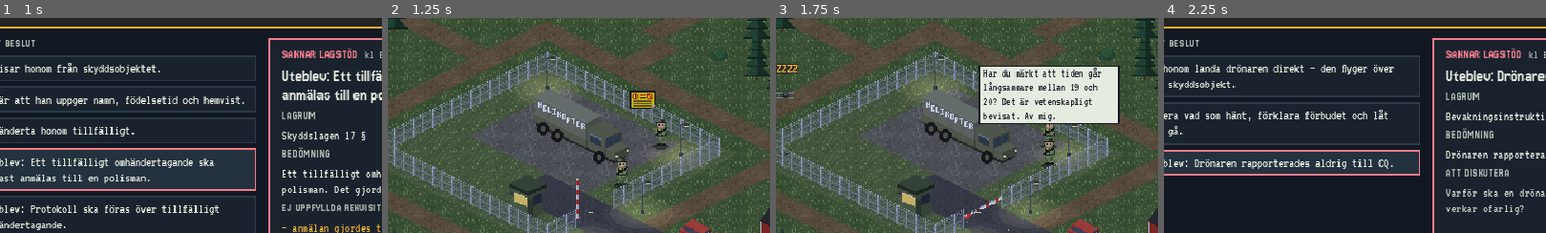
Above: before the commit, frames 1-4 (left to right).
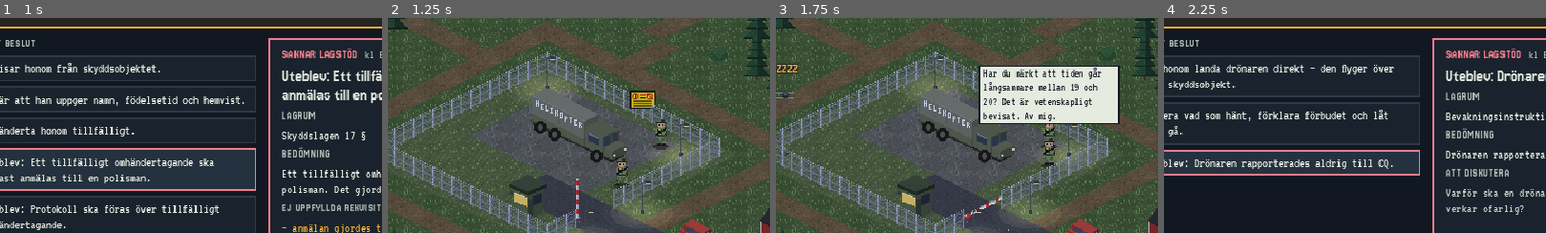
Above: after the commit, the same moments.

Repository: sulaco-hue/skyddsvakt
Game: Godot game, scene res://tester/kontroll.tscn
The game is run twice, just before and just after one commit, with the same random seed, the same clock (stepped at 60 frames per second) and the same inputs. This scene is started directly instead of the project's main scene.
Inputs (mouse positions are % of the whole screen's width and height, from its top left):
- Up to frame 1 (1 s): click "DBG" at 0.5 s
- Up to frame 2 (1.25 s): no input
- Up to frame 3 (1.75 s): click (97, 6) at 1.27 s
- Up to frame 4 (2.25 s): click "Samband [R]" at 2 s
The pictures show only the part of the screen within x 14-64%, y 24-74%; the shares and areas given below are measured in that part.

Frame 1 is identical in both runs. In frame 2, 0.9% of the frame differs, in the area x 37-63%, y 32-68%; in frame 3, 0.9%; in frame 4, nothing differs.

Commit message:
Hantverkaren ombyggd: tre varianter, åtgärdsrad, variantstyrda repliker
- Varianter: ärlig (ej föranmäld), oriktig (falskt namn / vägrar undersökning av bilen),
  rekognosering (kamera, flygbild och vaktbytestider i bilen -> gripande 13 §, beslag)
- Passerlistan i briefingen: inga föranmälda besök; neka tillträde kräver inget lagstöd,
  avvisning kräver grund enligt 12 §
- Åtgärdsraden (som fotografen) med svar som beror på variant; frihetsberövad sitter vid bommen
- Nytt i dialogmotorn: 'variant' i dialogsteg/svar/åtgärder ersätter fält per variant
- Ny figur: hantverkare som sitter

Co-Authored-By: Claude Opus 5.5 <noreply@anthropic.com>
Claude-Session: https://claude.ai/code/session_01PWrrRnAUGCDbWAToA7Kxse

Diff:
--- a/assets/gfx/anchors.json
+++ b/assets/gfx/anchors.json
@@ -107,6 +107,14 @@
   8,
   22
  ],
+ "hantverkare_sitter_0": [
+  8,
+  18
+ ],
+ "hantverkare_sitter_1": [
+  8,
+  18
+ ],
  "hus_gul": [
   29,
   47
@@ -120,8 +128,8 @@
   59
  ],
  "lastbil": [
-  59,
-  56
+  61,
+  57
  ],
  "ljus": [
   40,
--- a/data/scenarier/hantverkaren.json
+++ b/data/scenarier/hantverkaren.json
@@ -1,7 +1,7 @@
 {
   "id": "hantverkaren",
   "namn": "Hantverkaren vid grinden",
-  "ingress": "En servicebil stannar vid bommen. ”Ska bara fixa ventilationen.” Passerkontroll, skyldigheterna i 10 § och när det finns stöd för att avvisa enligt 12 §.",
+  "ingress": "En klar morgon stannar en servicebil vid bommen. ”Ska bara byta filter i ventilationen.”",
   "objekt": "Förråd Granåsen",
   "passtid": "07:00–11:00",
   "starttid": "08:10",
@@ -17,12 +17,12 @@
     {
       "tid": "05:50",
       "kalla": "Regional lägesbild",
-      "text": "Ökad underrättelseaktivitet mot militära anläggningar i regionen."
+      "text": "Ökad underrättelseaktivitet mot militära anläggningar i regionen. Personer har uppgett sig vara hantverkare eller leverantörer för att komma nära."
     },
     {
       "tid": "06:30",
       "kalla": "Vaktchef",
-      "text": "Passerlistan för dagen gäller. Kontroll enligt rutin."
+      "text": "Passerlistan för dagen gäller: inga föranmälda besök. Kontroll enligt rutin."
     },
     {
       "tid": "07:15",
@@ -31,16 +31,23 @@
     }
   ],
   "briefing": {
-    "uppdrag": "Bemanna grinden och sköt passerkontrollen. Endast föranmälda och kontrollerade personer släpps in. Rapportera avvikelser till CQ.",
-    "objektinfo": "Skyddsobjektet omfattar området innanför staketet. Tillträdesförbud gäller för obehöriga.",
-    "samband": "Vi: Grindposten. Vaktchef: CQ (Caesar Qvintus).",
-    "lagstod_fokus": [
-      "Skyldigheter 10 §",
-      "Avvisa 12 §",
-      "Neka tillträde",
-      "Undersöka fordon"
+    "uppdrag": "Bemanna grinden och sköt passerkontrollen. Endast föranmälda och kontrollerade personer släpps in. Dagens passerlista: inga föranmälda besök. Rapportera avvikelser till CQ.",
+    "objektinfo": "Skyddsobjektet omfattar området innanför staketet. Skyltat: tillträdesförbud och avbildningsförbud.",
+    "mal": [
+      {
+        "text": "Passage vid grind kontrollerad",
+        "klar_fran_start": true
+      },
+      {
+        "text": "Rapportera avvikelser till vaktchef",
+        "handling": "rapportera_vaktchef"
+      },
+      {
+        "text": "Dokumentera händelser",
+        "handling": "dokumentera"
+      }
     ],
-    "mal": []
+    "samband": "Vi: Grindposten. Vaktchef: CQ (Caesar Qvintus)."
   },
   "anropssignaler": {
     "vaktchef": "CQ",
@@ -58,20 +65,26 @@
     "vagrat_visitation": false,
     "vagrat_fordon": false,
     "behov_avvisa": true,
-    "behov_avlagsna": true,
+    "behov_avlagsna": false,
     "behov_omhanderta": false,
     "visitation_behovs": false,
     "misstanke_13": false,
     "beslag_betydelse": false,
     "anmalan_polis": false,
     "protokoll_upprattat": false,
-    "behorig": false
+    "behorig": false,
+    "brott_pa_bar_garning": false,
+    "proportionerligt": false
   },
   "varianter": {
+    "kommentar": "arlig: riktig hantverkare, men besöket är inte föranmält. oriktig: uppger falskt namn och vägrar undersökning av bilen. rekognosering: lugn och trevlig, men bilen innehåller kamera, flygbild och anteckningar om vaktbytena.",
     "arlig": {
       "fakta": {}
     },
     "oriktig": {
+      "fakta": {}
+    },
+    "rekognosering": {
       "fakta": {}
     }
   },
@@ -86,7 +99,39 @@
       "synlig_fran_start": false,
       "stamning": 2,
       "dialog_start": "start",
-      "lamnar_replik": "Jag åker till nästa jobb. Ring kontoret."
+      "lamnar_replik": "Jag åker till nästa jobb. Ring kontoret.",
+      "frihetsberovad": {
+        "kommentar": "Efter omhändertagande eller gripande: förs till grinden, sitter och muttrar.",
+        "plats": "grind_ute",
+        "sprite": "hantverkare_sitter",
+        "intervall_s": [
+          7,
+          12
+        ],
+        "repliker": [
+          "Jag har tre jobb till i dag…",
+          "Kontoret kommer att bli tokiga.",
+          "Det här är ju sjukt.",
+          "*mummel mummel*",
+          "Hur länge ska jag sitta här?",
+          "Filtren byter inte sig själva.",
+          "Suck.",
+          "Jag vill ringa ett samtal.",
+          "Kallt i ändan, det här."
+        ],
+        "variant": {
+          "rekognosering": {
+            "repliker": [
+              "Ni gör ett misstag.",
+              "Jag säger ingenting utan advokat.",
+              "…",
+              "Det där var för en offert.",
+              "Hur länge ska ni hålla på?",
+              "*tittar mot skogen*"
+            ]
+          }
+        }
+      }
     }
   },
   "handelser": [
@@ -99,7 +144,8 @@
       "mal": "grind_ute",
       "varianter": [
         "arlig",
-        "oriktig"
+        "oriktig",
+        "rekognosering"
       ],
       "fordon": {
         "sprite": "servicebil",
@@ -108,7 +154,7 @@
       },
       "vid_framme": "vantar",
       "vid_framme_replik": "Hallå! Kan ni öppna bommen?",
-      "lamnar_efter_s": 90,
+      "lamnar_efter_s": 120,
       "upptackt": {
         "min_s": 1,
         "max_s": 4,
@@ -116,15 +162,20 @@
         "max_avstand": 16,
         "paus_snack_s": 60
       },
-      "kamrat": "Servicebil vid bommen. Står han på listan?"
+      "kamrat": "Servicebil vid bommen."
     }
   ],
   "samband": [],
   "lagestext": {
-    "fore": "inga avvikelser vid grinden",
-    "efter": "hantverkare från Ventservice vid grinden, ej föranmäld",
-    "kontakt_arlig": "hantverkare från Ventservice har lämnat grinden, besöket var inte föranmält",
-    "kontakt_oriktig": "person som uppgav sig komma från Ventservice har lämnat grinden, uppgifterna stämde inte"
+    "fakta:gripande_genomfort": "man gripen vid grinden misstänkt för olovlig underrättelseverksamhet, kamera, flygbild över objektet och anteckningar om vaktbyten i hans bil",
+    "fakta:misstanke_13": "man vid grinden med kamera, flygbild över objektet och anteckningar om våra vaktbyten i bilen",
+    "fakta:omhandertagande_genomfort": "man tillfälligt omhändertagen vid grinden",
+    "fakta:vagrat_fordon": "man som uppger sig komma från Ventservice vägrar undersökning av sin bil vid grinden",
+    "fakta:oriktiga_uppgifter": "man som uppger sig komma från Ventservice har lämnat sannolikt oriktiga identitetsuppgifter vid grinden",
+    "lamnat": "servicebil från Ventservice har lämnat grinden, besöket var inte föranmält",
+    "kontakt": "servicebil från Ventservice vid grinden, besöket är inte föranmält",
+    "efter": "servicebil från Ventservice vid grinden, ej föranmäld",
+    "fore": "inga avvikelser vid grinden"
   },
   "slutkrav": [
     {
@@ -136,17 +187,19 @@
   ],
   "dialog": {
     "start": {
-      "du": "Hej, vi är militära skyddsvakter. Vad gäller ditt ärende?",
-      "replik": "HANTVERKAREN: – Tjena! Jonas från Ventservice. Vi ska byta filter i ventilationen i {objekt_bestamd}. Kan ni öppna bommen?",
-      "alternativ": [
-        {
-          "text": "Be honom uppge namn, födelsetid och hemvist – och be att få se legitimation och arbetsorder.",
-          "handling": "begara_identitet",
-          "nasta": "leg_arlig",
-          "nasta_variant": {
-            "arlig": "leg_arlig",
-            "oriktig": "leg_oriktig"
-          }
+      "du": "Hej! Vi är militära skyddsvakter. Vad gäller ärendet?",
+      "replik": "– Tjena! Jonas från Ventservice. Vi ska byta filter i ventilationen i {objekt_bestamd}. Kan ni öppna?",
+      "alternativ": [
+        {
+          "text": "Fråga vem som har beställt jobbet och om besöket är anmält.",
+          "du": "Vem har beställt jobbet? Är besöket anmält i förväg?",
+          "nasta": "bestallning"
+        },
+        {
+          "text": "Säg att han inte står på passerlistan och inte släpps in.",
+          "du": "Du står inte på dagens passerlista, så du kommer inte in.",
+          "handling": "neka_tilltrade",
+          "nasta": "nekad"
         },
         {
           "text": "Öppna bommen och släpp in honom.",
@@ -155,24 +208,54 @@
         }
       ]
     },
-    "leg_arlig": {
-      "replik": "HANTVERKAREN: – Visst, här. Jonas Berg. Arbetsordern har chefen, men det är beställt, jag lovar.",
-      "alternativ": [
-        {
-          "text": "Be att få titta i servicebilen.",
-          "handling": "undersoka_fordon",
-          "nasta": "fordon_arlig"
-        },
-        {
-          "text": "Legitimationen stämmer – släpp in honom.",
+    "bestallning": {
+      "replik": "– Förvaltningen, tror jag. Vi har serviceavtal och kommer två gånger om året. Kontoret skulle ha ringt in det.",
+      "variant": {
+        "oriktig": {
+          "replik": "– Eh… det är kontoret som sköter det. Jag får bara en adress i telefonen."
+        },
+        "rekognosering": {
+          "replik": "– Ramavtalet med Försvarsmakten. Det brukar aldrig vara några problem – kollegan var här i våras."
+        }
+      },
+      "alternativ": [
+        {
+          "text": "Be honom vänta utanför bommen medan ni kontrollerar med vaktchefen.",
+          "du": "Vänta utanför bommen, så kontrollerar vi med vaktchefen.",
+          "handling": "neka_tilltrade",
+          "nasta": "vantar"
+        },
+        {
+          "text": "Säg att han inte släpps in utan föranmälan.",
+          "du": "Utan föranmälan kommer du inte in.",
+          "handling": "neka_tilltrade",
+          "nasta": "nekad"
+        },
+        {
+          "text": "Det låter rimligt – släpp in honom.",
           "handling": "slappa_in",
           "nasta": "inslappt"
         }
       ]
     },
-    "fordon_arlig": {
-      "replik": "HANTVERKAREN: – Kör hårt. Filter, verktyg och en termos. Inget konstigt.",
-      "alternativ": [
+    "vantar": {
+      "replik": "– Visst. Men gör det snabbt, jag har tre jobb till i dag.",
+      "variant": {
+        "oriktig": {
+          "replik": "– Måste ni verkligen ringa? … Okej då.",
+          "stamning": 4
+        },
+        "rekognosering": {
+          "replik": "– Absolut. Ingen brådska.\n\nHan tänder en cigarett och ser sig omkring längs staketet."
+        }
+      },
+      "alternativ": [
+        {
+          "text": "Säg att besöket inte är bekräftat och att han får boka en ny tid via förvaltningen.",
+          "du": "Besöket är inte bekräftat. Du får boka en ny tid via förvaltningen.",
+          "handling": "neka_tilltrade",
+          "nasta": "nekad"
+        },
         {
           "text": "Släpp in honom.",
           "handling": "slappa_in",
@@ -180,65 +263,197 @@
         }
       ]
     },
-    "leg_oriktig": {
-      "replik": "HANTVERKAREN: – Här… Ja, det står Peter Ström. Det är min kollegas. Jag glömde min. Men jag heter Jonas, alltså.",
+    "nekad": {
+      "replik": "– Typiskt. Jag ringer kontoret och får dem att boka. Ha det.",
+      "variant": {
+        "oriktig": {
+          "replik": "– Jaha. Ja, ja. Då åker jag väl."
+        },
+        "rekognosering": {
+          "replik": "– Inga problem. Jag hör av mig."
+        }
+      },
+      "alternativ": [
+        {
+          "text": "Notera registreringsnumret och låt honom åka.",
+          "handling": "dokumentera",
+          "nasta": "lamnar",
+          "npc_beteende": "ga_till_start"
+        }
+      ]
+    },
+    "lamnar": {
+      "replik": "Mannen sätter sig i servicebilen, backar och försvinner mot länsvägen.",
+      "slut": true
+    },
+    "fordon_tomt": {
+      "replik": "Ni tittar igenom servicebilen: filterkartonger, en verktygslåda, en stege och en termos.\n\n– Nöjda?",
+      "alternativ": [
+        {
+          "text": "Säg att han ändå inte släpps in utan föranmälan.",
+          "du": "Bilen är okej, men utan föranmälan kommer du inte in.",
+          "handling": "neka_tilltrade",
+          "nasta": "nekad"
+        },
+        {
+          "text": "Släpp in honom.",
+          "handling": "slappa_in",
+          "nasta": "inslappt"
+        }
+      ]
+    },
+    "fordon_fynd": {
+      "replik": "– Visst, kolla ni.\n\nBakom filterkartongerna ligger en systemkamera med teleobjektiv, en utskriven flygbild över {objekt_bestamd} med staketet inritat och ett anteckningsblock: ”06:00 – 14:00 – 22:00. Två vakter. Bom manuell.”\n\n– Det där… det är för en offert.",
       "satt_fakta": {
-        "oriktiga_uppgifter": true
-      },
-      "stamning": 3,
-      "alternativ": [
-        {
-          "text": "Be att få undersöka servicebilen.",
-          "handling": "undersoka_fordon",
-          "nasta": "fordon_oriktig"
-        },
-        {
-          "text": "Avvisa honom: han får inte komma in och ska lämna grinden.",
+        "misstanke_13": true,
+        "beslag_betydelse": true,
+        "visitation_behovs": true
+      },
+      "stamning": 5,
+      "alternativ": [
+        {
+          "text": "Säg att han inte släpps in och att han ska lämna platsen.",
+          "du": "Du kommer inte in. Lämna platsen.",
           "handling": "avvisa",
-          "nasta": "avvisad",
+          "nasta": "lamnar",
           "npc_beteende": "ga_till_start"
         }
       ]
     },
-    "fordon_oriktig": {
-      "replik": "HANTVERKAREN: – Nej, nu får det vara nog. Ni har inget med min bil att göra.",
+    "fordon_vagrar": {
+      "replik": "– Nej, nu får det vara nog. Ni har inget med min bil att göra.",
       "satt_fakta": {
         "vagrat_fordon": true
       },
       "stamning": 5,
       "alternativ": [
         {
-          "text": "Avvisa honom med stöd av 12 §: han ska lämna grinden.",
-          "handling": "avvisa",
-          "nasta": "avvisad",
-          "npc_beteende": "ga_till_start"
-        },
-        {
-          "text": "Omhänderta honom tillfälligt.",
-          "handling": "tillfalligt_omhanderta",
-          "stamning": 2,
+          "text": "Säg att han inte släpps in.",
+          "du": "Då kommer du inte in.",
+          "handling": "neka_tilltrade",
+          "nasta": "nekad"
+        }
+      ]
+    },
+    "frihetsberovad": {
+      "replik": "Mannen sätter sig på stenen vid bommen.\n\n– Det här kommer ni att få höra om.",
+      "variant": {
+        "rekognosering": {
+          "replik": "Mannen sätter sig på stenen vid bommen och tittar ner i gruset.\n\n– Jag säger ingenting."
+        }
+      }
+    },
+    "inslappt": {
+      "replik": "Bommen går upp och servicebilen rullar in på området.\n\nTVÅAN: – Stod han på passerlistan…?",
+      "slut": true
+    }
+  },
+  "atgarder": {
+    "kommentar": "Svar på åtgärdsraden. 'variant' ger olika svar beroende på vem mannen egentligen är.",
+    "begara_identitet": {
+      "text": "Begär namn, födelsetid och hemvist.",
+      "du": "Jag behöver ditt namn, födelsetid och var du bor.",
+      "replik": "– Jonas Berg, fjortonde mars -91. Bor i Sundsvall.",
+      "variant": {
+        "oriktig": {
+          "replik": "– Jonas… Berg. Född… -88. Sundsvall."
+        },
+        "rekognosering": {
+          "replik": "– Jonas Berg, 1984-06-02, Stockholm. Vill ni se körkortet också?"
+        }
+      }
+    },
+    "be_om_legitimation": {
+      "text": "Ber att få se legitimation.",
+      "du": "Har du legitimation?",
+      "replik": "– Visst, här.\n\nKörkortet: Jonas Berg, född 1991. Det stämmer.",
+      "variant": {
+        "oriktig": {
+          "replik": "– Här… ja, det står Peter Ström. Det är min kollegas, jag glömde min. Men jag heter Jonas, alltså.",
           "satt_fakta": {
-            "omhandertagande_genomfort": true
+            "oriktiga_uppgifter": true
           },
-          "nasta": "omhandertagen"
-        }
-      ]
-    },
-    "nekad": {
-      "replik": "HANTVERKAREN: – Typiskt. Jag ringer kontoret. Ha det.",
-      "slut": true
-    },
-    "avvisad": {
-      "replik": "HANTVERKAREN: – Okej, okej. Jag åker.",
-      "slut": true
-    },
-    "omhandertagen": {
-      "replik": "HANTVERKAREN: – Vad i… Det här är ju sjukt!\n\nKamraten tar fram radion.",
-      "slut": true
-    },
-    "inslappt": {
-      "replik": "Bommen går upp och servicebilen rullar in.\n\nKAMRATEN: – Stod han på passerlistan…?",
-      "slut": true
+          "stamning": 2
+        },
+        "rekognosering": {
+          "replik": "– Självklart.\n\nKörkortet: Jonas Berg, född 1984. Det ser äkta ut."
+        }
+      }
+    },
+    "kroppsvisitera": {
+      "text": "Beslutar om kroppsvisitation.",
+      "du": "Vi kommer att kroppsvisitera dig.",
+      "stamning": 2,
+      "replik": "– Va? Jag ska ju bara byta filter!"
+    },
+    "skyddsvisitera": {
+      "text": "Skyddsvisiterar honom efter vapen och farliga föremål.",
+      "du": "Stå still med armarna ut, jag känner igenom dig efter vapen.",
+      "replik": "– Det här är ju helt sjukt… Plånbok, telefon, en skruvmejsel. Nöjd?"
+    },
+    "undersoka_fordon": {
+      "text": "Begär att få undersöka servicebilen.",
+      "du": "Innan något annat händer vill vi titta i bilen.",
+      "nasta": "fordon_tomt",
+      "variant": {
+        "oriktig": {
+          "nasta": "fordon_vagrar"
+        },
+        "rekognosering": {
+          "nasta": "fordon_fynd"
+        }
+      }
+    },
+    "beslag": {
+      "text": "Säger att du tar saker i beslag.",
+      "du": "Det här tar vi i beslag.",
+      "stamning": 2,
+      "replik": "– Beslag? Av vad då? Filtren?",
+      "variant": {
+        "rekognosering": {
+          "replik": "Du tar kameran, flygbilden och anteckningsblocket i beslag.\n\n– Det där är företagets grejer!"
+        }
+      }
+    },
+    "avvisa": {
+      "text": "Avvisar honom.",
+      "du": "Du kommer inte in. Lämna platsen nu.",
+      "replik": "– Okej, okej. Jag åker.",
+      "nasta": "lamnar",
+      "npc_beteende": "ga_till_start"
+    },
+    "avlagsna": {
+      "text": "Avlägsnar honom.",
+      "du": "Du ska härifrån – nu.",
+      "stamning": 3,
+      "replik": "– Rör mig inte! Jag åker ju!",
+      "nasta": "lamnar",
+      "npc_beteende": "ga_till_start"
+    },
+    "tillfalligt_omhanderta": {
+      "text": "Omhändertar honom tillfälligt.",
+      "du": "Du är tillfälligt omhändertagen. Följ med till bommen.",
+      "stamning": 3,
+      "nasta": "frihetsberovad"
+    },
+    "gripa": {
+      "text": "Griper honom.",
+      "du": "Du är gripen.",
+      "stamning": 3,
+      "nasta": "frihetsberovad"
+    },
+    "envarsgripande": {
+      "text": "Griper honom (envarsgripande).",
+      "du": "Du är gripen!",
+      "stamning": 3,
+      "nasta": "frihetsberovad"
+    },
+    "lata_ga": {
+      "text": "Låter honom åka.",
+      "du": "Du kan åka.",
+      "replik": "– Tack. Jag ringer kontoret.",
+      "nasta": "lamnar",
+      "npc_beteende": "ga_till_start"
     }
   },
   "radio": {
@@ -246,14 +461,26 @@
   },
   "sambandstexter": {
     "svar": {
-      "kontakt": "Uppfattat. Inget besök var föranmält",
-      "efter": "Uppfattat. Inget besök är föranmält i dag – släpp inte in",
+      "fakta:gripande_genomfort": "Uppfattat. Polis är underrättad om gripandet",
+      "efter_arlig": "Uppfattat. Förvaltningen har avtal med Ventservice, men inget besök är bokat i dag",
+      "efter": "Uppfattat. Förvaltningen känner inte till något besök från Ventservice",
       "fore": "Uppfattat"
     },
     "polis": {
-      "kontakt_oriktig": "person som lämnat sannolikt oriktiga uppgifter vid grinden",
+      "fakta:gripande_genomfort": "man som gripits vid grinden, misstänkt för olovlig underrättelseverksamhet",
+      "fakta:misstanke_13": "man vid grinden med kamera, flygbild och anteckningar om objektet",
+      "fakta:oriktiga_uppgifter": "person som lämnat sannolikt oriktiga uppgifter vid grinden",
       "efter": "händelse vid grinden",
       "fore": "händelse vid grinden"
     }
+  },
+  "bedomning": {
+    "gripa": {
+      "text_ok": "Kamera med teleobjektiv, en flygbild med staketet inritat och anteckningar om era vaktbyten ger skälig misstanke om t.ex. olovlig underrättelseverksamhet eller förberedelse till sabotage – brott som ger skyddsvakten samma befogenhet som en polisman att gripa (13 §). Gripandet ska genast anmälas till polis (17 §) och protokollföras (16 §). [Jurist]",
+      "diskutera": "Vilka brott räknas upp i 13 §, och räckte fynden i bilen för skälig misstanke? Skyddsvisiterade ni honom efter gripandet?"
+    },
+    "slappa_in": {
+      "diskutera": "Han var trevlig, hade körkort och ett trovärdigt ärende. Varför räcker inte det? Vad står i dagens passerlista?"
+    }
   }
 }
--- a/scripts/main.gd
+++ b/scripts/main.gd
@@ -1579,7 +1579,7 @@
 
 
 func _satt_vid_grinden(id: String) -> void:
-	var cfg: Dictionary = _scenario.get("npc", {}).get(id, {}).get("frihetsberovad", {})
+	var cfg: Dictionary = Kontakt.for_variant(_scenario.get("npc", {}).get(id, {}).get("frihetsberovad", {}))
 	if cfg.is_empty() or _sittande.has(id):
 		return
 	var n: Aktor = varld.npcer[id]
--- a/scripts/ui/kontakt.gd
+++ b/scripts/ui/kontakt.gd
@@ -238,8 +238,23 @@
 	_namn.autowrap_mode = TextServer.AUTOWRAP_WORD_SMART if k else TextServer.AUTOWRAP_OFF
 
 
+## "variant": {"<variant>": {fält …}} i ett dialogsteg, svarsalternativ eller en
+## åtgärdsreaktion ersätter fälten när scenariot körs i den varianten
+## (t.ex. olika repliker eller fakta beroende på vem personen egentligen är).
+static func for_variant(d: Dictionary) -> Dictionary:
+	var per: Variant = d.get("variant", {})
+	if not per is Dictionary or not (per as Dictionary).has(Spel.variant):
+		return d
+	var ut := d.duplicate()
+	ut.erase("variant")
+	var byten: Dictionary = per[Spel.variant]
+	for k in byten:
+		ut[k] = byten[k]
+	return ut
+
+
 func visa_nod(nod_id: String, replik_override := "") -> void:
-	var nod: Dictionary = dialog.get(nod_id, {})
+	var nod: Dictionary = for_variant(dialog.get(nod_id, {}))
 	_nod_id = nod_id
 	_replik.text = replik_override if replik_override != "" else str(nod.get("replik", "…"))
 	# Vår egen replik först: nodens "du" (t.ex. hälsningen) eller det vi just sa.
@@ -326,7 +341,8 @@
 
 
 ## Debug: bedömningen just nu och vart valet leder, t.ex. "(DISKUTABELT → lamnar)".
-func _spar(alt: Dictionary) -> String:
+func _spar(alt_in: Dictionary) -> String:
+	var alt := for_variant(alt_in)
 	var delar: Array[String] = []
 	var h := str(alt.get("handling", ""))
 	if h != "":
@@ -394,7 +410,8 @@
 	return nasta
 
 
-func _valj_alt(alt: Dictionary) -> void:
+func _valj_alt(alt_in: Dictionary) -> void:
+	var alt := for_variant(alt_in)
 	if not _krympt:
 		_satt_krympt(true)
 	var h := str(alt.get("handling", ""))
--- a/tester/kontroll.gd
+++ b/tester/kontroll.gd
@@ -24,8 +24,17 @@
 	await _spela_dronaren_med_pilot()
 	await _spela_dronaren_utan_pilot()
 	await _spela_missad_handelse()
-	await _spela_hantverkaren("oriktig", [0, 1], {"begara_identitet": "ok", "avvisa": "ok"})
-	await _spela_hantverkaren("arlig", [0, 0, 0], {"begara_identitet": "ok", "undersoka_fordon": "ok"})
+	# Steg: tal = svarsalternativ, text = åtgärd i åtgärdsraden.
+	await _spela_hantverkaren("arlig", ["begara_identitet", 0, 0, 0, 0],
+		{"begara_identitet": "ok", "neka_tilltrade": "ok", "dokumentera": "ok"})
+	await _spela_hantverkaren("arlig", ["avvisa"], {"avvisa": "bad"})
+	await _spela_hantverkaren("arlig", [2], {"slappa_in": "bad"})
+	await _spela_hantverkaren("oriktig", ["begara_identitet", "be_om_legitimation", "avvisa"],
+		{"be_om_legitimation": "ok", "avvisa": "ok"})
+	await _spela_hantverkaren("oriktig", ["undersoka_fordon", "avvisa"], {"avvisa": "ok"})
+	await _spela_hantverkaren("rekognosering", ["undersoka_fordon", "beslag", "gripa", "skyddsvisitera"],
+		{"undersoka_fordon": "ok", "beslag": "ok", "gripa": "ok", "skyddsvisitera": "ok"})
+	await _spela_hantverkaren("rekognosering", ["gripa"], {"gripa": "bad"})
 	await _spela_yxmannen_ger_upp()
 	await _spela_yxmannen_skarp()
 	await _spela_yxmannen_for_tidigt()
@@ -519,8 +528,12 @@
 	main.call("_oppna_kontakt", "hantverkaren")
 	await _vanta(3)
 	var kontakt: Kontakt = main.kontakt
-	for i in val:
-		kontakt.call("_valj", int(i))
+	for steg in val:
+		if steg is String:
+			if not kontakt.valj_atgard(str(steg)):
+				_fel("åtgärden %s fanns inte (steg %s)" % [steg, kontakt._nod_id])
+		else:
+			kontakt.call("_valj", int(steg))
 		await _vanta(2)
 	kontakt.call("_stang")
 	await _vanta(3)
Binary file added: assets/gfx/hantverkare_sitter_0.png
Binary file added: assets/gfx/hantverkare_sitter_1.png
